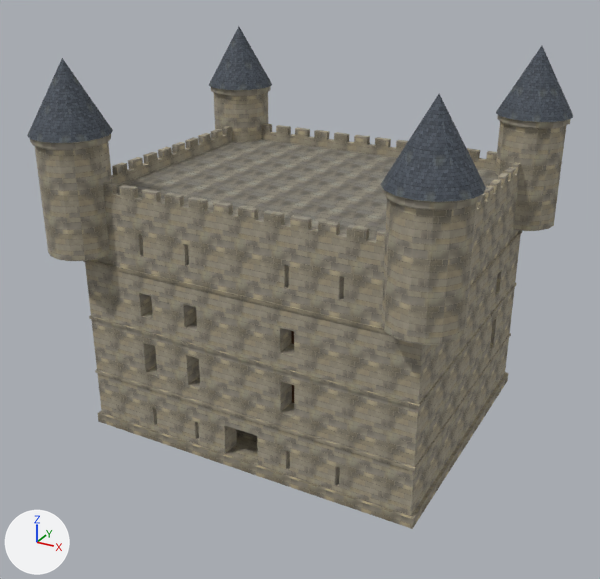
An edit to the glTF model public/fps/br/models/fort-keep.zfix-v9.lod0.glb, drawn before and after from the same camera.
The view is the same before and after, from a camera (50 mm lens) standing at (36.2, -68.5, 47.0) and looking at (-0.2, -2.3, 13.9). The lights are fixed; the arrows at lower left show +X, +Y and +Z. The first picture is the older version. Where no turn or scale is listed for an object, it has been applied to the vertices. Vertices at exactly the same position are counted once.

Before the edit, the objects in view are built like this:
```python
me_fort_keep = bpy.data.meshes.new('fort-keep')
me_fort_keep.from_pydata(...)  # 3013 vertices, 4976 faces; spans x -20.7..20.7, y -17.7..17.7, z -18.3..18.3
# faces by material slot: [20, 4750, 10, 128, 68]
me_fort_keep.materials.append(mat_fort_keep_castlefloor)
me_fort_keep.materials.append(mat_fort_keep_castlestone)
me_fort_keep.materials.append(mat_fort_keep_paint)
me_fort_keep.materials.append(mat_fort_keep_slate)
me_fort_keep.materials.append(mat_fort_keep_wood)
ob_fort_keep = bpy.data.objects.new('fort-keep', me_fort_keep)
ob_fort_keep.location = (0.0, 0.0, 18.2)
```
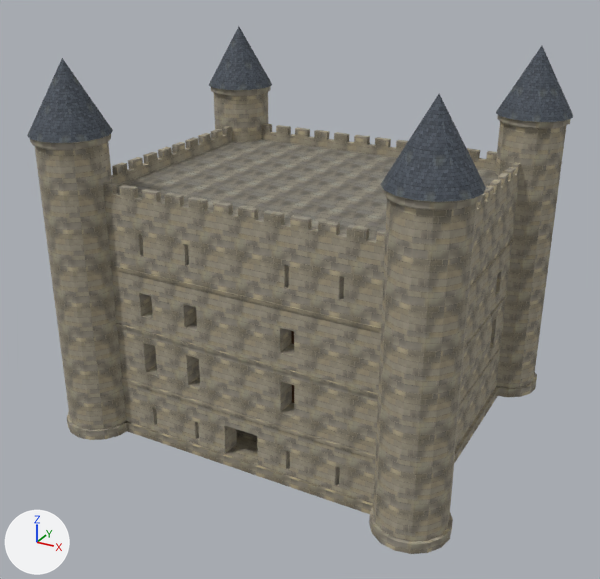
Changed parts and their boxes [x1, y1, x2, y2] in the pictures (600 x 579 px):
'fort-keep', reshaped: before [27, 27, 573, 529]; after [27, 27, 573, 554]
part 1 of me_fort_keep, added: after [48, 226, 553, 554]

The change, as a diff of the scene's bpy script:
```diff
--- a/public/fps/br/models/fort-keep.zfix-v9.lod0.glb.py
+++ b/public/fps/br/models/fort-keep.zfix-v9.lod0.glb.py
@@ me_fort_keep @@
 # used by ob_fort_keep; location = (0.0, 0.0, 18.2)
-me_fort_keep.from_pydata(...)  # 3013 vertices, 4976 faces; spans x -20.7..20.7, y -17.7..17.7, z -18.3..18.3
+me_fort_keep.from_pydata(...)  # 3445 vertices, 5632 faces; spans x -20.7..20.7, y -17.7..17.7, z -18.3..18.3
+# me_fort_keep part 1: 312 vertices added at x -20.5..20.5, y -17.5..17.5, z -18.3..-17.3
+# other edits to the shape of me_fort_keep do not show in these pictures
 me_fort_keep.materials.append(mat_fort_keep_castlefloor)
```
